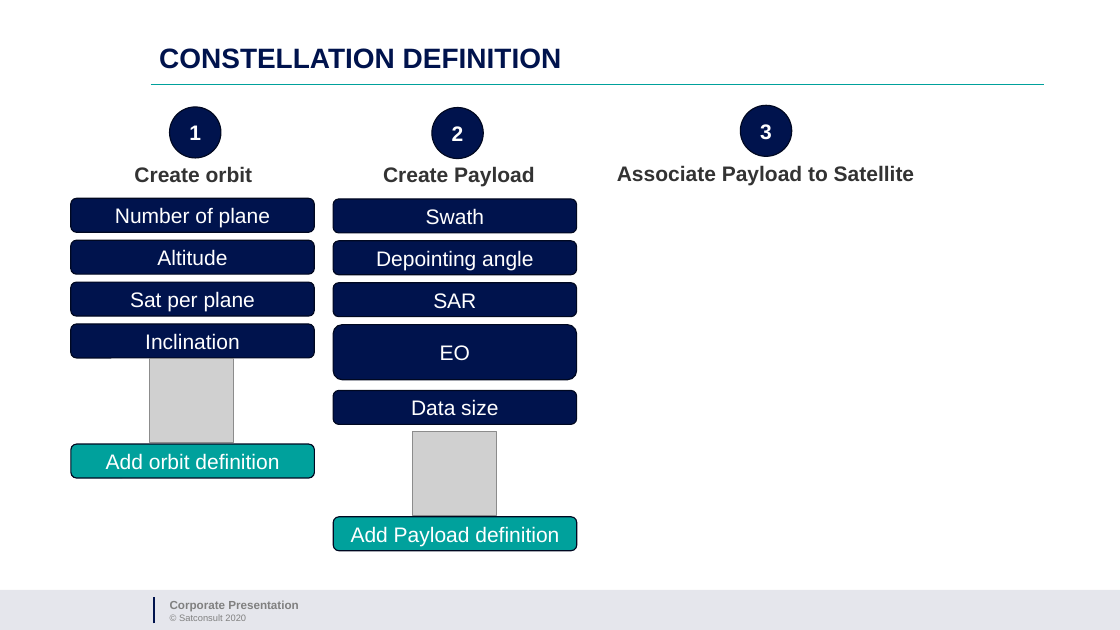
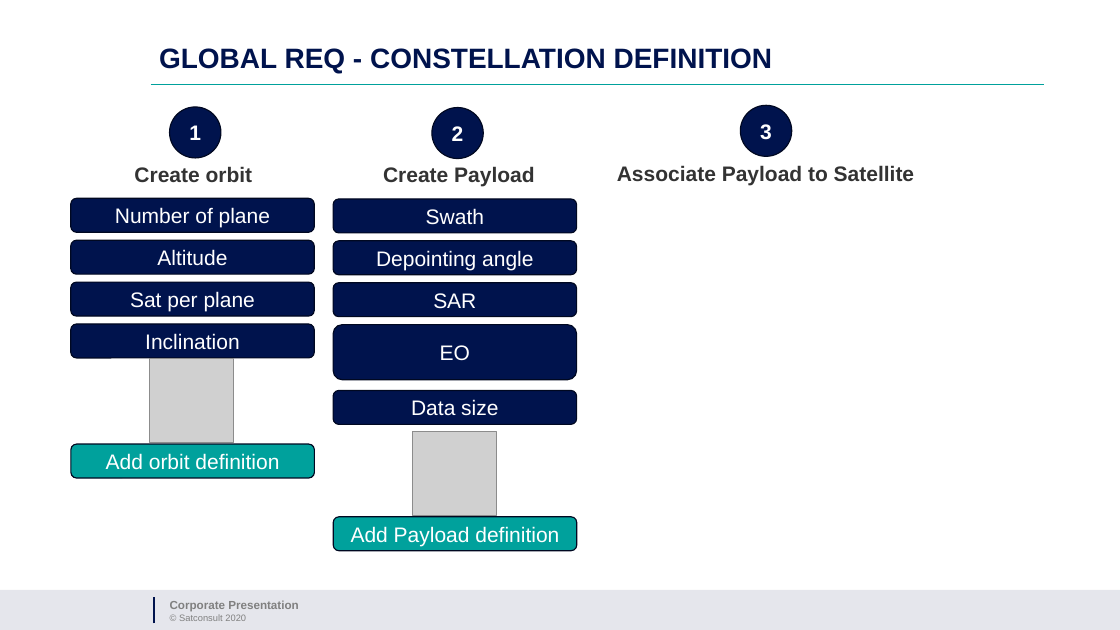
Before and after one commit to leoid3/EO_Tools, a slide deck: slide 12 of Earth Observation Tool.pptx (slide 9 before the commit). Drawn at 1120x630 pixels with LibreOffice and Linux fonts; fonts in the diff are those of the drawing; grey boxes stand for pictures; background and template pictures are left out. Boxes give left, top, right and bottom in pixels: in the first picture for what was removed or moved away, otherwise in the second. Text is boxed around its words. In the diff, an @@ line names an element or a change of style, - is before the commit and + after.

```diff
--- a/Earth Observation Tool.pptx
+++ b/Earth Observation Tool.pptx
@@ title at [159, 48, 773, 73]: text changed @@
-CONSTELLATION DEFINITION
+GLOBAL REQ - CONSTELLATION DEFINITION
```
Also in this commit, not shown: 7 other slides changed, 3 slides added, 1 slide removed, 3 other files.
